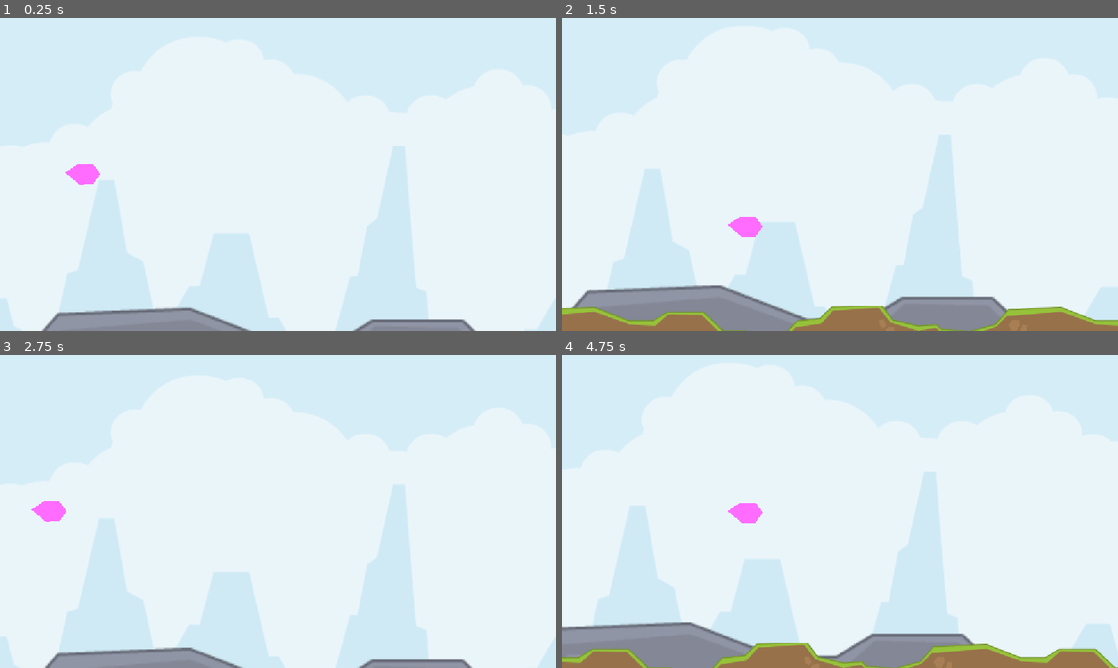
Above: before the commit, frames 1-4 (two rows, left to right).
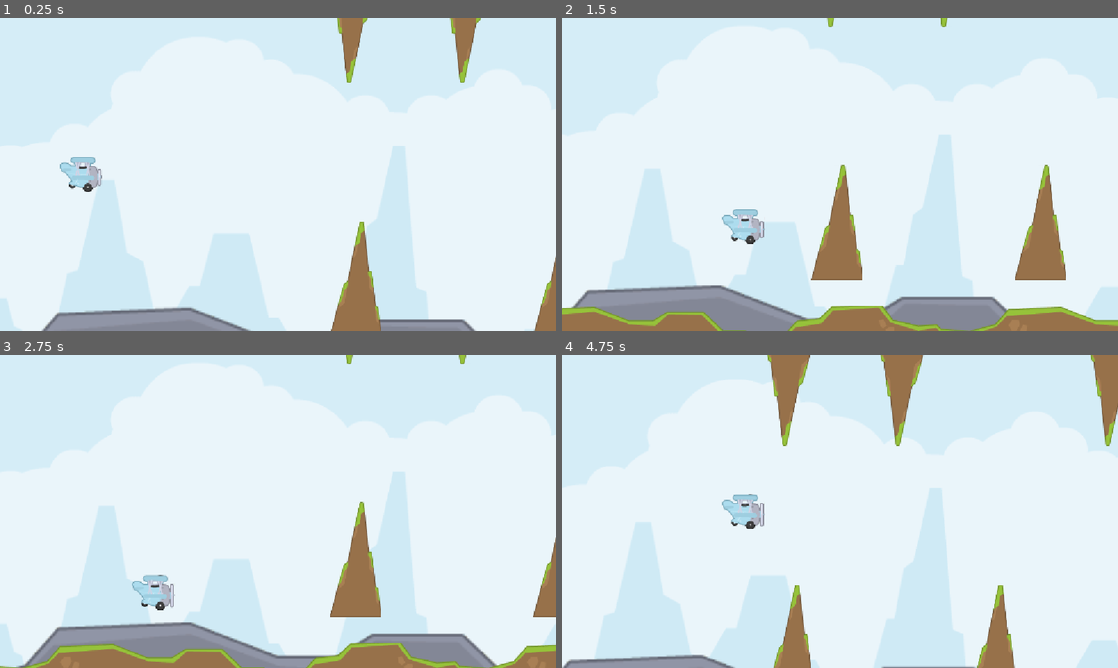
Above: after the commit, the same moments.

Repository: sabasayer/Flappy-Chopper
Game: Godot game, scene res://scenes/level-scene.tscn
Same seed, same stepped clock (60 frames per second), same inputs: the game is played once before the commit and once after it.
Inputs:
- Up to frame 1 (0.25 s): no input
- Up to frame 2 (1.5 s): tap Space (jump) at 0.77 s
- Up to frame 3 (2.75 s): tap Space (jump) at 1.52 s
- Up to frame 4 (4.75 s): tap Space (jump) at 3.02, 3.77, 4.52 s

The runs differ from the first frame. In frame 1, 3.9% of the frame differs, in the area x 10-100%, y 0-100%; in frame 2, 4.2%; in frame 3, 13%; in frame 4, 16%, in the area x 0-100%, y 0-100%.
Error before the commit: Invalid access to property or key 'globalPosition' on a base object of type 'Node2D (Pipe)'. (res://scenes/level_scene.gd:41)

Commit message:
fix: pipe spawn

Diff:
--- a/scenes/level_scene.gd
+++ b/scenes/level_scene.gd
@@ -4,8 +4,8 @@
 
 @export var player: Player
 @export var pipe_scene: PackedScene
-@export var min_pipe_distance: float = 100
-@export var max_pipe_distance: float = 200
+@export var min_pipe_distance: float = 150
+@export var max_pipe_distance: float = 300
 @export var end_of_level_position: float = 10000
 
 @onready var playerPosition: Marker2D = $PlayerPosition
@@ -37,14 +37,20 @@
 	var pipe_position_x = min(pipeSpawnPositionTop.x, pipeSpawnPositionDown.x)
 
 	while pipe_position_x < end_of_level_position:
-		var pipe = pipe_scene.instantiate()
-		pipe.globalPosition.x = pipe_position_x
+		var pipe: Node2D = pipe_scene.instantiate()
+		pipe.global_position.x = pipe_position_x
 		var is_pipe_top = randf() < 0.5
+		var is_pipe_down = randf() < 0.5
+
 		if is_pipe_top:
-			pipe.globalPosition.y = pipeSpawnPositionTop.y
-		else:
-			pipe.globalPosition.y = pipeSpawnPositionDown.y
-
-		add_child(pipe)
+			pipe.global_position.y = pipeSpawnPositionTop.y
+			pipe.rotate(deg_to_rad(180))
+			add_child(pipe)
+		if is_pipe_down:
+			if is_pipe_top:
+				pipe = pipe.duplicate()
+				pipe.rotate(deg_to_rad(180))
+			pipe.global_position.y = pipeSpawnPositionDown.y
+			add_child(pipe)
 
 		pipe_position_x += randf_range(min_pipe_distance, max_pipe_distance)
--- a/scenes/player.tscn
+++ b/scenes/player.tscn
@@ -1,17 +1,42 @@
-[gd_scene load_steps=3 format=3 uid="uid://be2ku6c2r10rl"]
+[gd_scene load_steps=7 format=3 uid="uid://be2ku6c2r10rl"]
 
 [ext_resource type="Script" uid="uid://crmku4icpevve" path="res://scenes/player.gd" id="1_3vyb7"]
+[ext_resource type="Texture2D" uid="uid://blp2yyx8mt1jk" path="res://assets/planes.png" id="2_g2els"]
 
 [sub_resource type="RectangleShape2D" id="RectangleShape2D_3vyb7"]
-size = Vector2(72, 43)
+size = Vector2(84, 66)
+
+[sub_resource type="AtlasTexture" id="AtlasTexture_g2els"]
+atlas = ExtResource("2_g2els")
+region = Rect2(0, 0, 88, 72)
+
+[sub_resource type="AtlasTexture" id="AtlasTexture_qhqgy"]
+atlas = ExtResource("2_g2els")
+region = Rect2(0, 72, 88, 72)
+
+[sub_resource type="SpriteFrames" id="SpriteFrames_qlg0r"]
+animations = [{
+"frames": [{
+"duration": 1.0,
+"texture": SubResource("AtlasTexture_g2els")
+}, {
+"duration": 1.0,
+"texture": SubResource("AtlasTexture_qhqgy")
+}],
+"loop": true,
+"name": &"idle",
+"speed": 9.0
+}]
 
 [node name="Player" type="CharacterBody2D"]
 script = ExtResource("1_3vyb7")
 
-[node name="Polygon2D" type="Polygon2D" parent="."]
-color = Color(1, 0.42352942, 1, 1)
-polygon = PackedVector2Array(-33, -4, -7, -21, 25, -21, 40, -1, 25, 20, -3, 21)
+[node name="CollisionShape2D" type="CollisionShape2D" parent="."]
+position = Vector2(-2, -3)
+shape = SubResource("RectangleShape2D_3vyb7")
 
-[node name="CollisionShape2D" type="CollisionShape2D" parent="."]
-position = Vector2(2, -0.5)
-shape = SubResource("RectangleShape2D_3vyb7")
+[node name="AnimatedSprite2D" type="AnimatedSprite2D" parent="."]
+sprite_frames = SubResource("SpriteFrames_qlg0r")
+animation = &"idle"
+autoplay = "idle"
+frame_progress = 0.58336896
